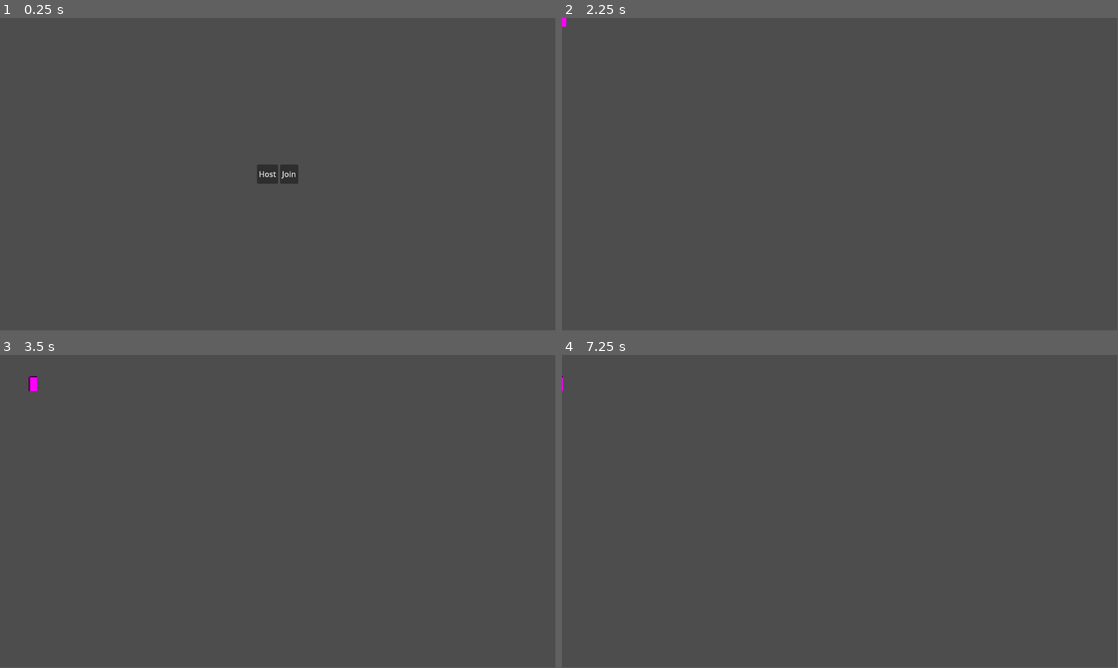
Above: before the commit, frames 1-4 (two rows, left to right).
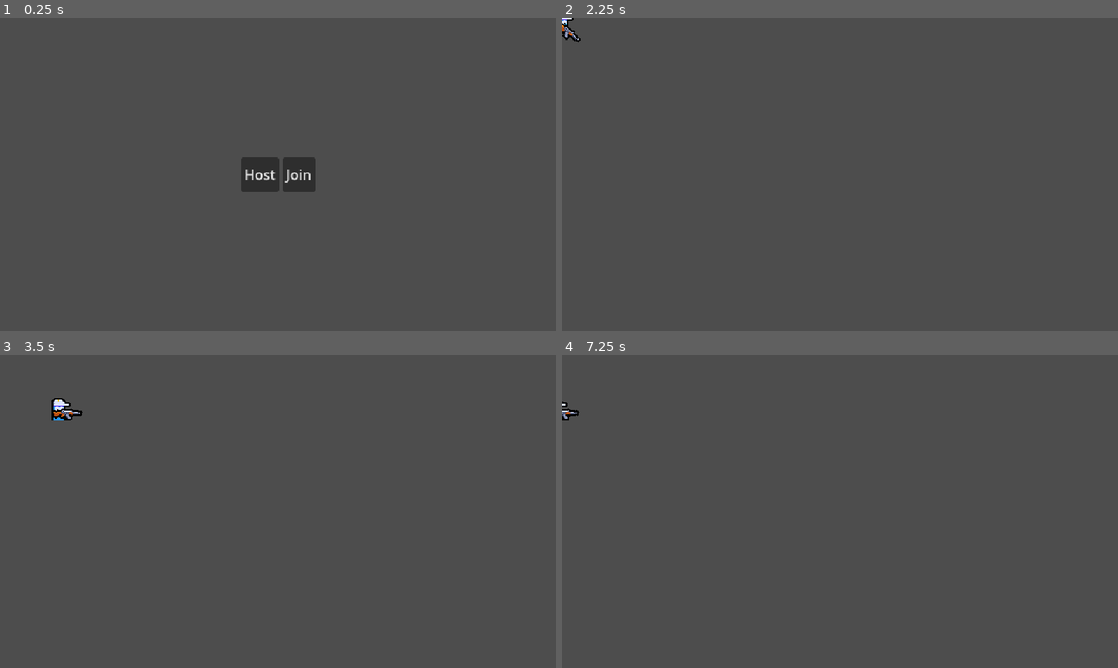
Above: after the commit, the same moments.

Repository: zgozh/2DMultiplayerCourse
Game: Godot game, scene res://ui/main_menu/main_menu.tscn
The game is run twice, just before and just after one commit, with the same random seed, the same clock (stepped at 60 frames per second) and the same inputs.
Inputs (mouse positions are in pixels of both pictures, inside the frame that each line leads up to):
- Up to frame 1 (0.25 s): no input
- Up to frame 2 (2.25 s): tap Enter at 0.5 s; move the mouse to (962, 158) at 0.52 s; hold D (move_right) 0.53-1.25 s; click "Host" at 1.25 s; tap Space at 2 s; move the mouse to (728, 190) at 2.02 s; hold S (move_down) from 2.03 s (still down)
- Up to frame 3 (3.5 s): move the mouse to (333, 442) at 2.77 s; release S (move_down) at 2.78 s; hold D (move_right) from 2.78 s (still down)
- Up to frame 4 (7.25 s): move the mouse to (812, 574) at 3.52 s; release D (move_right) at 3.53 s; hold W (move_up) 3.53-4.28 s; move the mouse to (1006, 558) at 4.27 s; hold A (move_left) 4.28-5.78 s; tap Enter at 5, 6.5 s; move the mouse to (673, 464) at 5.02 s; tap Space at 5.75 s; move the mouse to (867, 511) at 5.77 s; hold S (move_down) 5.78-6.53 s; move the mouse to (756, 433) at 6.52 s; hold D (move_right) from 6.53 s (still down)
In our replay, the window is 799x449 before the commit and 800x450 after it. These sizes can differ from the game's own. Grey fills any space a smaller window leaves; there, only what the larger window draws over its background counts as a difference.

The runs differ from the first frame. In frame 1, 1.1% of the frame differs, in the area x 43-57%, y 44-56%; in frame 2, 0.1%; in frame 3, 0.3%; in frame 4, 0.1%.

Commit message:
添加枪械

Diff:
--- a/component/player_input_synchronizer_component.gd
+++ b/component/player_input_synchronizer_component.gd
@@ -1,7 +1,13 @@
 class_name PlayerInputSynchronizerComponent
 extends MultiplayerSynchronizer
 
+
+@export var aim_root: Node2D
+
+
+
 var movement_vector: Vector2 = Vector2.ZERO
+var aim_vector: Vector2 = Vector2.RIGHT
 
 func _process(_delta: float) -> void:
 	if is_multiplayer_authority():
@@ -11,3 +17,4 @@
 
 func gather_input():
 	movement_vector = Input.get_vector("move_left", "move_right", "move_up", "move_down")
+	aim_vector = aim_root.global_position.direction_to(aim_root.get_global_mouse_position())
--- a/component/player_input_synchronizer_component.tscn
+++ b/component/player_input_synchronizer_component.tscn
@@ -6,6 +6,9 @@
 properties/0/path = NodePath(".:movement_vector")
 properties/0/spawn = true
 properties/0/replication_mode = 2
+properties/1/path = NodePath(".:aim_vector")
+properties/1/spawn = true
+properties/1/replication_mode = 1
 
 [node name="PlayerInputSynchronizerComponent" type="MultiplayerSynchronizer"]
 root_path = NodePath(".")
--- a/entities/player/player.gd
+++ b/entities/player/player.gd
@@ -2,13 +2,19 @@
 extends CharacterBody2D
 
 @onready var player_input_synchronizer_component: PlayerInputSynchronizerComponent = $PlayerInputSynchronizerComponent
+@onready var weapon_root: Node2D = $WeaponRoot
 
 var input_multiplayer_authority: int
 
 func _ready() -> void:
 	player_input_synchronizer_component.set_multiplayer_authority(input_multiplayer_authority)
-	set_process(is_multiplayer_authority())
+
 
 func _process(delta: float) -> void:
-	velocity = player_input_synchronizer_component.movement_vector * 100
-	move_and_slide()
+	var aim_position = weapon_root.global_position \
+		+ player_input_synchronizer_component.aim_vector
+	weapon_root.look_at(aim_position)
+
+	if is_multiplayer_authority():
+		velocity = player_input_synchronizer_component.movement_vector * 100
+		move_and_slide()
--- a/entities/player/player.tscn
+++ b/entities/player/player.tscn
@@ -1,15 +1,14 @@
-[gd_scene load_steps=6 format=3 uid="uid://c5dfksrt3u5km"]
+[gd_scene load_steps=7 format=3 uid="uid://c5dfksrt3u5km"]
 
 [ext_resource type="Script" uid="uid://d1d0h37vo3my4" path="res://entities/player/player.gd" id="1_symyc"]
 [ext_resource type="PackedScene" uid="uid://4u4apa2e8i0o" path="res://component/player_input_synchronizer_component.tscn" id="2_abrql"]
+[ext_resource type="Texture2D" uid="uid://w8xunexroml1" path="res://entities/player/player-medium.png" id="3_sglur"]
+[ext_resource type="Texture2D" uid="uid://bbuykkiw70kk1" path="res://entities/player/rifle.png" id="4_bls4j"]
 
 [sub_resource type="SceneReplicationConfig" id="SceneReplicationConfig_abrql"]
 properties/0/path = NodePath(".:global_position")
 properties/0/spawn = true
 properties/0/replication_mode = 1
-
-[sub_resource type="PlaceholderTexture2D" id="PlaceholderTexture2D_sfv1e"]
-size = Vector2(18, 32)
 
 [sub_resource type="CircleShape2D" id="CircleShape2D_sfv1e"]
 
@@ -17,15 +16,27 @@
 collision_layer = 0
 script = ExtResource("1_symyc")
 
-[node name="PlayerInputSynchronizerComponent" parent="." instance=ExtResource("2_abrql")]
+[node name="PlayerInputSynchronizerComponent" parent="." node_paths=PackedStringArray("aim_root") instance=ExtResource("2_abrql")]
+aim_root = NodePath("../WeaponRoot")
 
 [node name="MultiplayerSynchronizer" type="MultiplayerSynchronizer" parent="."]
 replication_config = SubResource("SceneReplicationConfig_abrql")
 
 [node name="Sprite2D" type="Sprite2D" parent="."]
-position = Vector2(0, -16)
-texture = SubResource("PlaceholderTexture2D_sfv1e")
+texture = ExtResource("3_sglur")
+centered = false
+offset = Vector2(-9, -26)
+
+[node name="WeaponRoot" type="Node2D" parent="."]
+position = Vector2(0, -9)
+
+[node name="Sprite2D" type="Sprite2D" parent="WeaponRoot"]
+position = Vector2(6, 0)
+texture = ExtResource("4_bls4j")
+centered = false
+offset = Vector2(-15, -6)
 
 [node name="CollisionShape2D" type="CollisionShape2D" parent="."]
+visible = false
 position = Vector2(0, -10)
 shape = SubResource("CircleShape2D_sfv1e")
--- a/project.godot
+++ b/project.godot
@@ -14,6 +14,14 @@
 run/main_scene="uid://bdchm1kwx1kpf"
 config/features=PackedStringArray("4.4", "GL Compatibility")
 config/icon="res://icon.svg"
+
+[display]
+
+window/size/viewport_width=640
+window/size/viewport_height=360
+window/size/window_width_override=1280
+window/size/window_height_override=720
+window/stretch/mode="viewport"
 
 [input]
 
@@ -41,3 +49,7 @@
 , Object(InputEventKey,"resource_local_to_scene":false,"resource_name":"","device":-1,"window_id":0,"alt_pressed":false …(186 unchanged characters)…
 ]
 }
+
+[rendering]
+
+textures/canvas_textures/default_texture_filter=0
Binary file added: entities/player/player-medium.png
Not shown, added: entities/player/player-medium.png.import
Binary file added: entities/player/rifle.png
Not shown, added: entities/player/rifle.png.import
